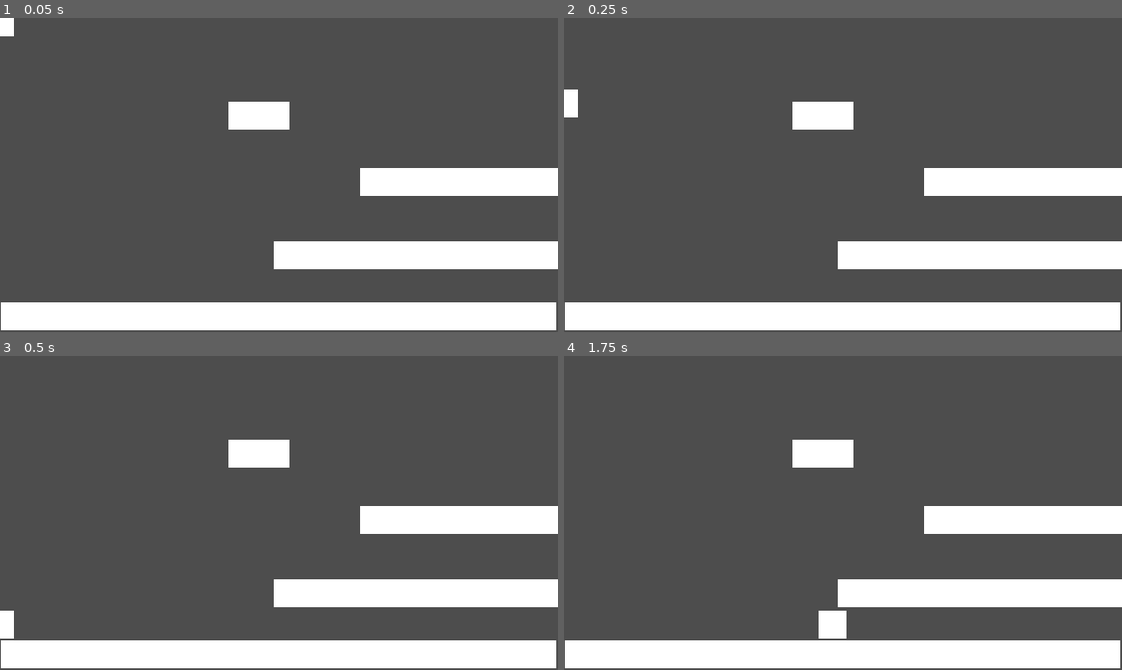
Above: before the commit, frames 1-4 (two rows, left to right).
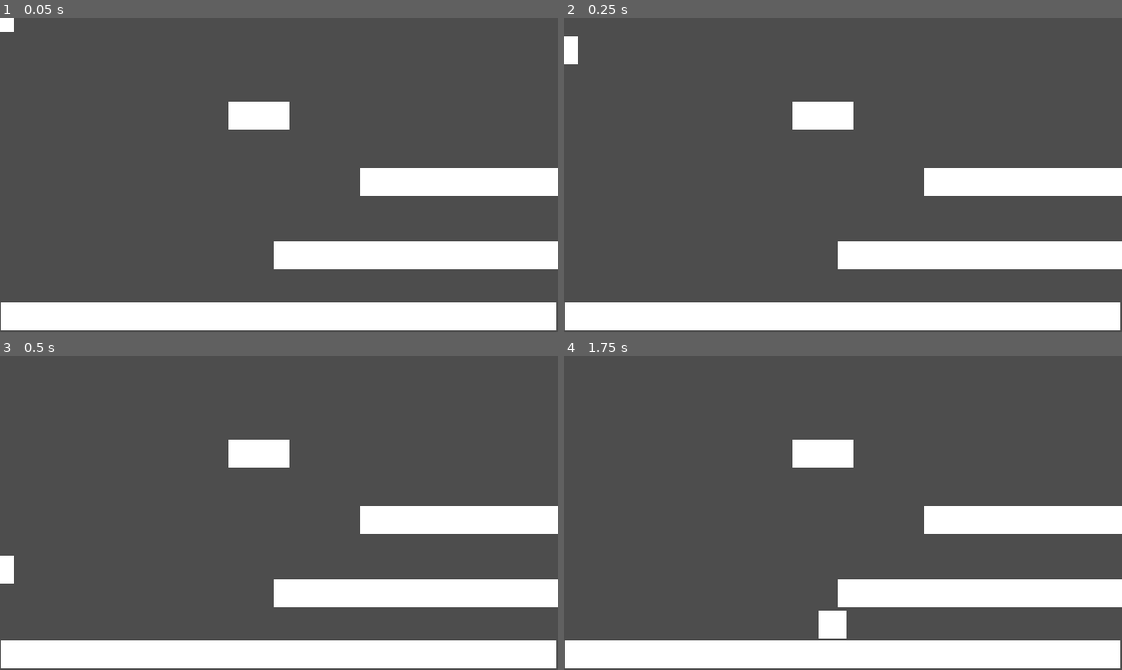
Above: after the commit, the same moments.

Repository: billbobphil/game-off-2023
Game: Godot game, scene res://root/root.tscn
Same seed, same stepped clock (60 frames per second), same inputs: the game is played once before the commit and once after it.
Inputs:
- Up to frame 1 (0.05 s): no input
- Up to frame 2 (0.25 s): no input
- Up to frame 3 (0.5 s): no input
- Up to frame 4 (1.75 s): hold Space (jump) 0.53-1.28 s; hold D (move_right) from 0.53 s (still down); tap Space (jump) at 1.35, 1.52 s

The runs differ from the first frame. In frame 1, less than 0.1% of the frame differs, in the area x 0-3%, y 4-6%; in frame 2, 0.4%, in the area x 0-3%, y 5-32%; in frame 3, 0.4%; in frame 4, nothing differs.

Commit message:
Added jump buffer and coyote time. Refactored player controller to make easier to read.

Diff:
--- a/player/Player.gd
+++ b/player/Player.gd
@@ -1,5 +1,6 @@
 extends CharacterBody2D
 
+class_name Player
 
 @export var speed : float = 300.0
 @export var jumpVelocity : float = -500.0
@@ -7,38 +8,87 @@
 var jumpTimer : float = 0;
 var isJumping : bool = false;
 @export var jumpCutoffSpeed : float = 100.0
+var coyoteTimer : float = 0;
+@export var coyoteTimeWindow : float = 0;
+var shouldFall : bool = false;
+var inputBufferTimer : float = 0;
+var isInputBuffered : bool = false;
+@export var inputBufferTimeWindow : float = 0;
 
 # Get the gravity from the project settings to be synced with RigidBody nodes.
 var gravity = ProjectSettings.get_setting("physics/2d/default_gravity")
 
-#TODO: coyote time
-#TODO: buffering?
 #TODO: double-jump?
 #TODO: wall-jump?
 #TODO: dash?
 #TODO: scale-effects
 
 func _physics_process(delta):
-	# Add the gravity.
-	if not is_on_floor():
+
+	handleInputBufferTimer(delta);
+
+	if(is_on_floor()):
+		onContactWithFloorHandler()
+
+	coyoteTimeHandler(delta);
+
+	if shouldFall:
 		velocity.y += gravity * delta * (fallMultiplier - 1)
 
-	# Handle Jump.
-	if Input.is_action_just_pressed("jump") and is_on_floor():
-		velocity.y = jumpVelocity
-		isJumping = true
+	jumpInputHandler();
+	horizontalMovement();
+	move_and_slide()
 
-	if isJumping and !Input.is_action_pressed("jump"):
-		if(velocity.y < jumpCutoffSpeed):
-			velocity.y = jumpCutoffSpeed
-		isJumping = false
+func jump():
+	velocity.y = jumpVelocity
+	isJumping = true
 
-	# Get the input direction and handle the movement/deceleration.
-	# As good practice, you should replace UI actions with custom gameplay actions.
+func bufferredJump():
+	jump();
+	isInputBuffered = false;
+	inputBufferTimer = 0;
+
+func horizontalMovement():
 	var direction = Input.get_axis("move_left", "move_right")
 	if direction:
 		velocity.x = direction * speed
 	else:
 		velocity.x = move_toward(velocity.x, 0, speed)
 
-	move_and_slide()
+func handleInputBufferTimer(delta):
+	if isInputBuffered:
+		inputBufferTimer += delta;
+		if(inputBufferTimer > inputBufferTimeWindow):
+			isInputBuffered = false;
+			inputBufferTimer = 0;
+
+func onContactWithFloorHandler():
+	coyoteTimer = 0;
+	shouldFall = false;
+	isJumping = false;
+	if(isInputBuffered):
+		bufferredJump();
+
+func coyoteTimeHandler(delta):
+	#leave an edge if you are not on the floor anymore and you are not jumping
+	if !is_on_floor() and !isJumping:
+		coyoteTimer += delta;
+	elif isJumping:
+		shouldFall = true;
+
+	if(coyoteTimer > coyoteTimeWindow):
+		shouldFall = true;
+
+func isCoyoteTimeValid():
+	return coyoteTimer < coyoteTimeWindow;
+
+func jumpInputHandler():
+	if !isJumping && Input.is_action_just_pressed("jump") && (is_on_floor() || isCoyoteTimeValid()):
+		jump();
+
+	if isJumping and !Input.is_action_pressed("jump"):
+		if(velocity.y < jumpCutoffSpeed):
+			velocity.y = jumpCutoffSpeed
+
+	if Input.is_action_just_pressed("jump") && !is_on_floor():
+		isInputBuffered = true;
--- a/root/root.tscn
+++ b/root/root.tscn
@@ -20,6 +20,8 @@
 jumpVelocity = -700.0
 fallMultiplier = 4.0
 jumpCutoffSpeed = -300.0
+coyoteTimeWindow = 0.1
+inputBufferTimeWindow = 0.1
 
 [node name="Sprite2D" type="Sprite2D" parent="Player"]
 texture = ExtResource("1_mqwx3")
